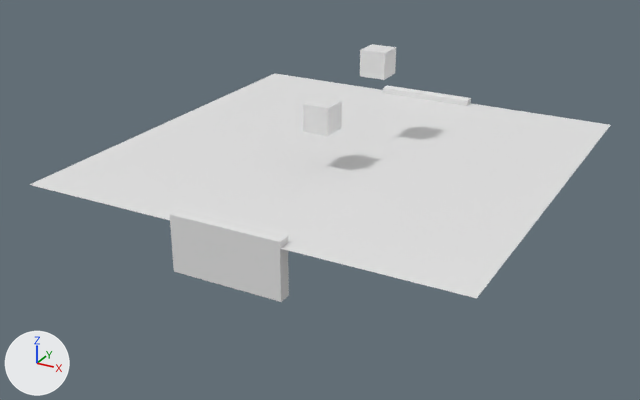
Two versions of the Blender file Lib_Assets.blend, one commit apart.
Camera for both pictures: a camera (50 mm lens) standing at (28.3, -55.5, 23.4) and looking at (-0.9, -2.3, -3.2). Every picture has the same lights, and +X, +Y and +Z are marked at lower left.

Names of what the first picture shows: 'Cube.001', 'Cube.003', 'chao', 'porta_entre', 'porta_saida'.
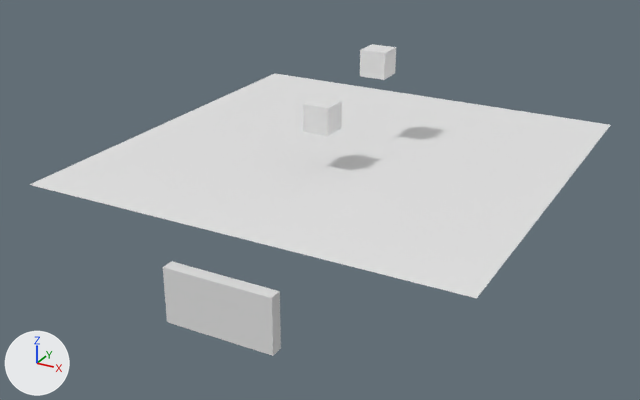
Location of each change, (x1, y1, x2, y2) in pixels of the pictures (640 x 400 px):
'porta_entre', moved
    before: (170, 209, 289, 302)
    after: (163, 261, 281, 356)
'porta_saida', moved (not visible afterwards)
    before: (383, 85, 471, 106)

The change in detail:
Object 'porta_entre' (ob_porta_entre) moves from (0.0, -15.54, -1.576) to (0.0, -16.59, -4.774).
Object 'porta_saida' (ob_porta_saida) moves from (0.0, 15.61, -2.578) to (0.0, 16.4, -5.719).
